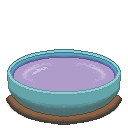
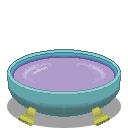
Before/after of a 128px x 128px layered artwork. What changed in the layer stack:
removed layer "standShadow" over [6, 96, 122, 125]
removed layer "stand" over [6, 95, 122, 125]
added layer "feetShadiw" above "feet" over [18, 110, 110, 126]
added layer "feet" above "diffuserShadow" over [18, 107, 110, 126]
painted on "diffuserShadow" over [13, 96, 115, 97]
added layer "groundShadow" above "Background" over [7, 95, 121, 128]
